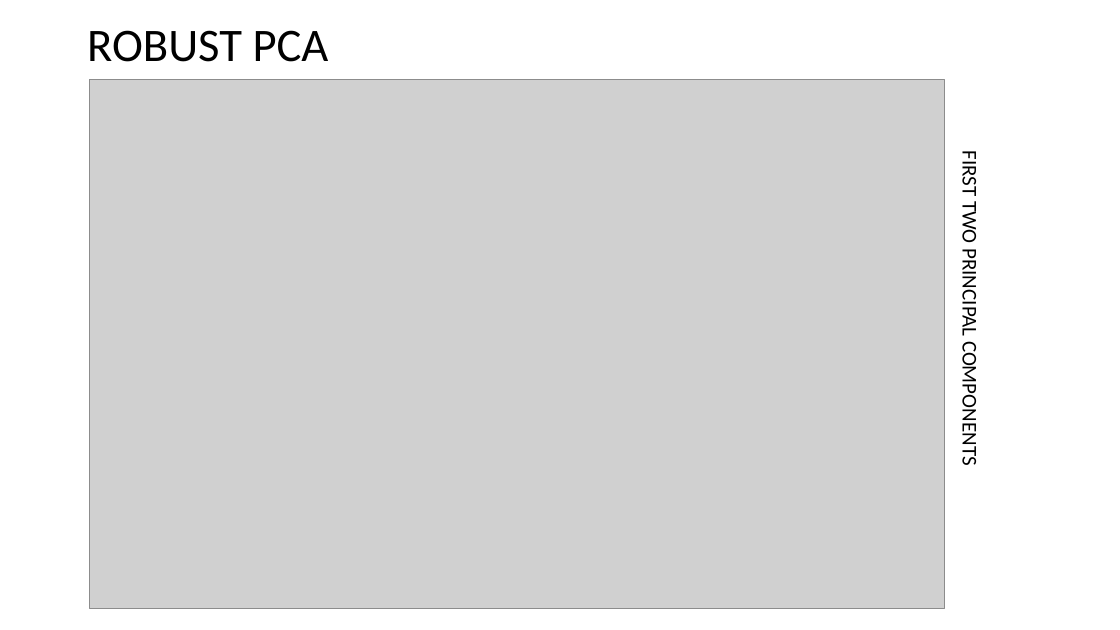
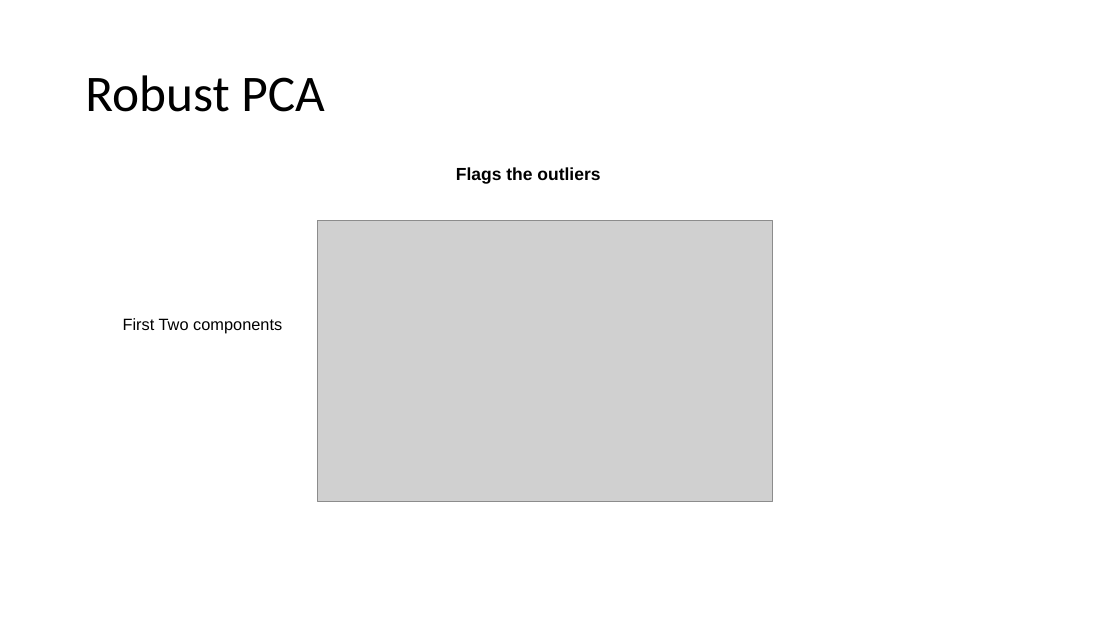
Before and after one commit to MKZuziak/SLLD_2022-_Users-Consumption-Behavior, a slide deck: slide 15 of Unsupervised methods to group users’ consumption behaviour to enhance personalize service degradation policies.pptx (slide 17 before the commit). Drawn at 1120x630 pixels with LibreOffice and Linux fonts; fonts in the diff are those of the drawing; grey boxes stand for pictures. Boxes give left, top, right and bottom in pixels: in the first picture for what was removed or moved away, otherwise in the second. Text is boxed around its words. In the diff, an @@ line names an element or a change of style, - is before the commit and + after.

```diff
--- a/Unsupervised methods to group users’ consumption behaviour to enhance personalize service degradation policies.pptx
+++ b/Unsupervised methods to group users’ consumption behaviour to enhance personalize service degradation policies.pptx
@@ text "Robust PCA" at (85,75,325,112): vertical alignment top to middle @@
@@ text at (85,75,325,112): text changed; size 40 to 44 pt @@
-ROBUST PCA
+Robust PCA
@@ picture removed at (89,80,945,608) @@
@@ text added at (456,167,600,184), 15 pt, text #000000, bold @@
+Flags the outliers
@@ picture added at (318,220,773,502) @@
@@ text at (123,318,282,334): text changed; size 18 to 14 pt; font Calibri to Arial @@
-FIRST TWO PRINCIPAL COMPONENTS
+First Two components
```
Also in this commit, not shown: 15 other slides changed, 6 slides added, 7 slides removed, 1 other file.
